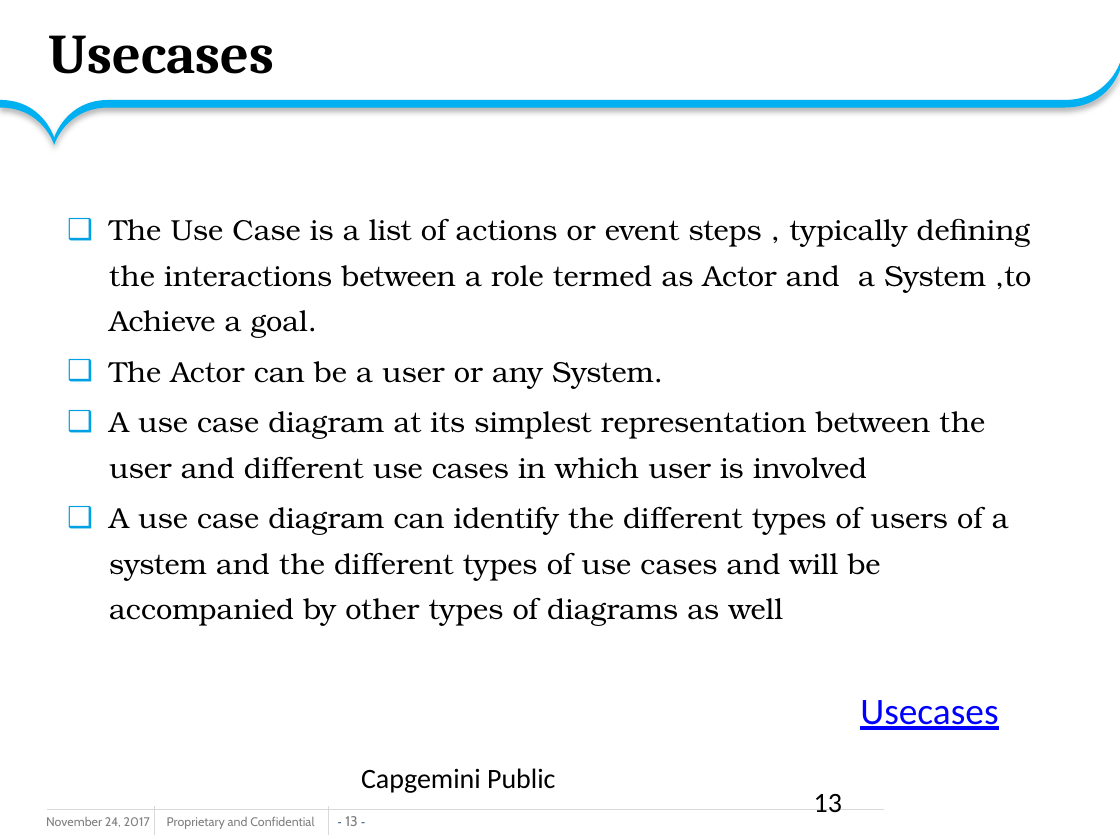
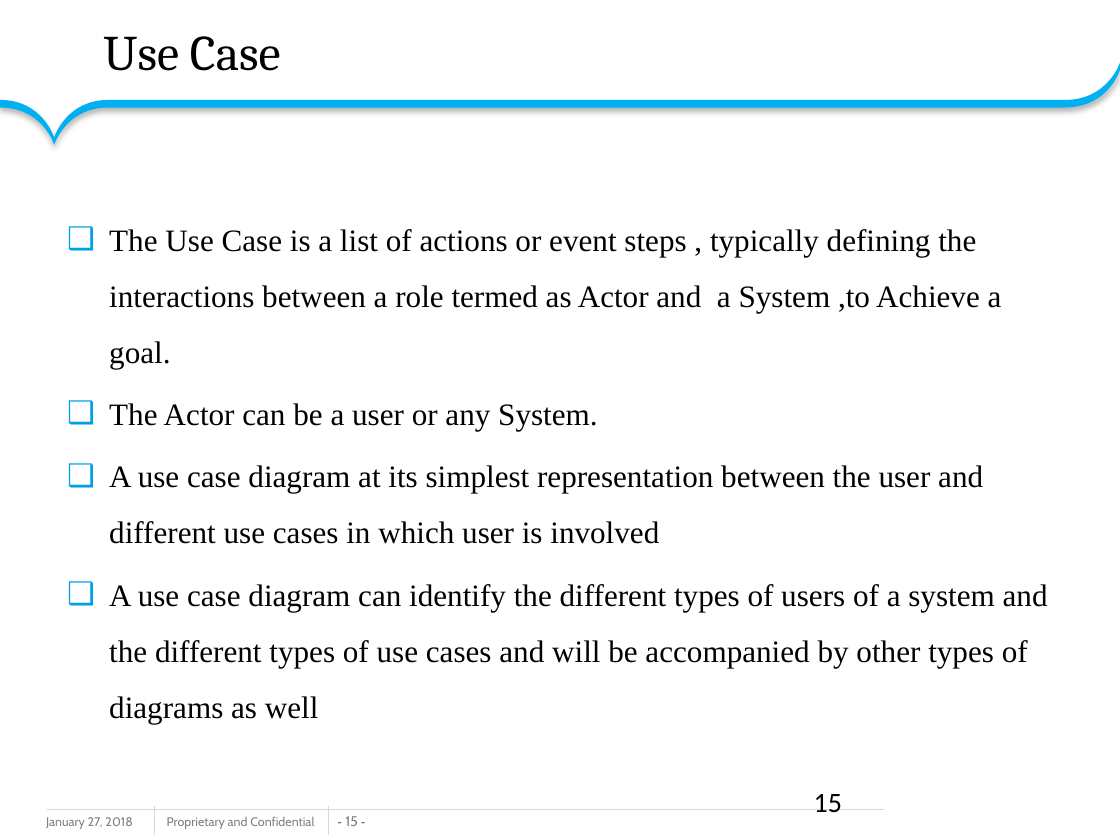
Before and after one commit to amolhadkar71/sssssssss, a slide deck: slide 15 of GroupB_HBMS_ppt.pptx (slide 13 before the commit). Drawn at 1120x840 pixels with LibreOffice and Linux fonts; fonts in the diff are those of the drawing; background and template pictures are left out. Boxes give left, top, right and bottom in pixels: in the first picture for what was removed or moved away, otherwise in the second. Text is boxed around its words. In the diff, an @@ line names an element or a change of style, - is before the commit and + after.

```diff
--- a/GroupB_HBMS_ppt.pptx
+++ b/GroupB_HBMS_ppt.pptx
@@ title at <box>103,36,281,71</box>: text changed; size 36 to 32 pt; bold off @@
-Usecases
+Use Case
@@ text "The Use Case is a ..." at <box>109,229,1048,723</box>: size 18.6 to 20 pt, font TeX Gyre Bonum to Times New Roman; line spacing 1.3 to 1.5 @@
@@ text removed at <box>860,700,998,730</box> @@
-Usecases
@@ text removed at <box>361,768,555,793</box> @@
-Capgemini Public
@@ page number at <box>814,794,842,812</box>: text changed @@
-13
+15
@@ text at <box>46,817,132,829</box>: text changed @@
-November 24, 2017
+January 27, 2018
```
Also in this commit, not shown: 12 other slides changed, 13 slides added, 9 slides removed.
